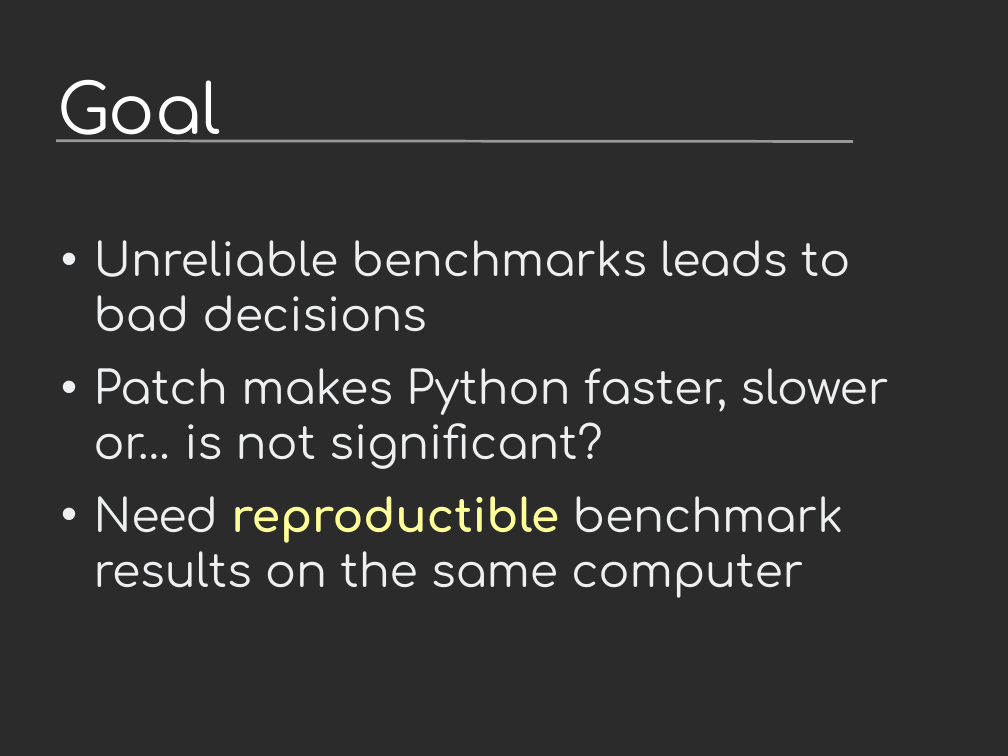
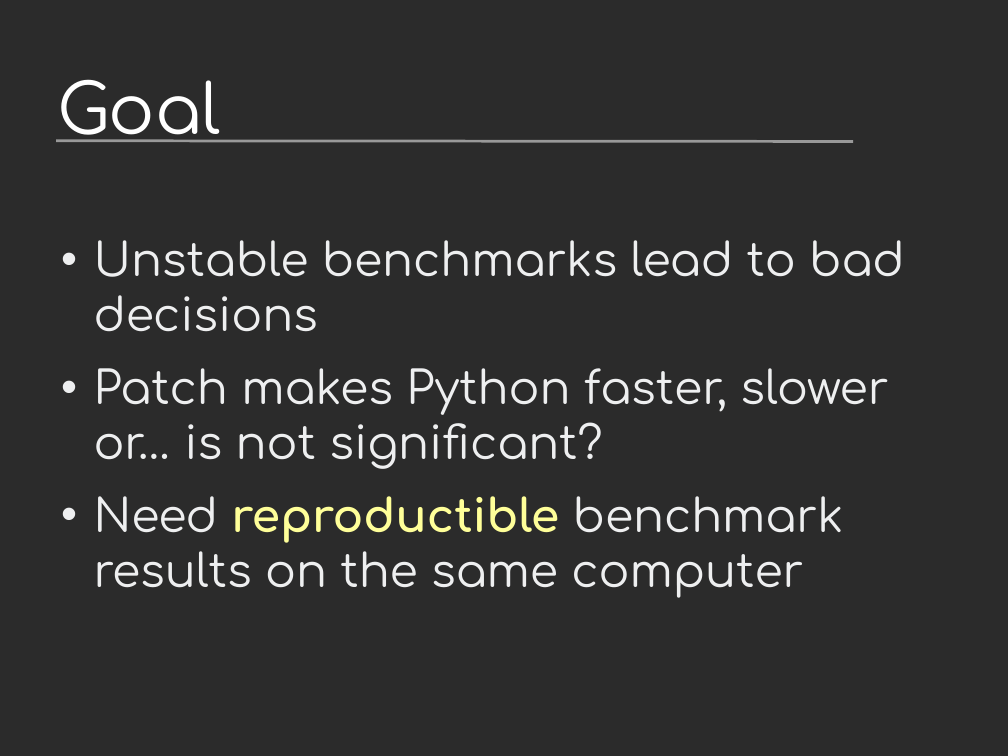
Before and after one commit to vstinner/talks, a slide deck: slide 3 of 2017-FOSDEM-Brussels/howto_run_stable_benchmarks.odp. Drawn at 1008x756 pixels with LibreOffice and Linux fonts; fonts in the diff are those of the drawing; background and template pictures are left out; a plain dark background stands for a picture behind light text. Boxes give left, top, right and bottom in pixels: in the first picture for what was removed or moved away, otherwise in the second. Text is boxed around its words. In the diff, an @@ line names an element or a change of style, - is before the commit and + after.

```diff
--- a/2017-FOSDEM-Brussels/howto_run_stable_benchmarks.odp
+++ b/2017-FOSDEM-Brussels/howto_run_stable_benchmarks.odp
@@ text at bbox=[94, 240, 905, 332]: text changed @@
-• Unreliable benchmarks leads to bad decisions
+• Unstable benchmarks lead to bad decisions
```
Also in this commit, not shown: 5 other slides changed, 2 slides added, 1 other file.
